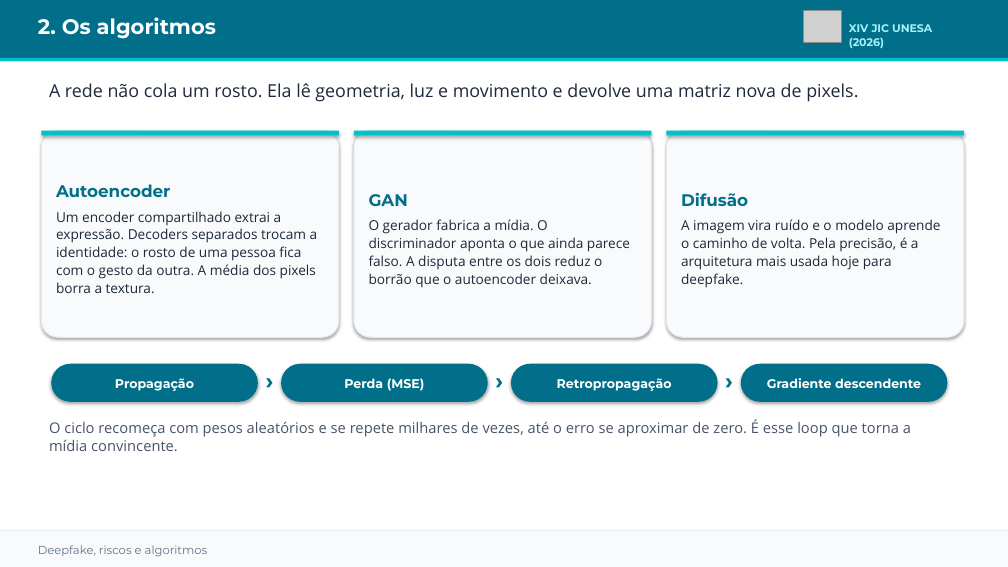
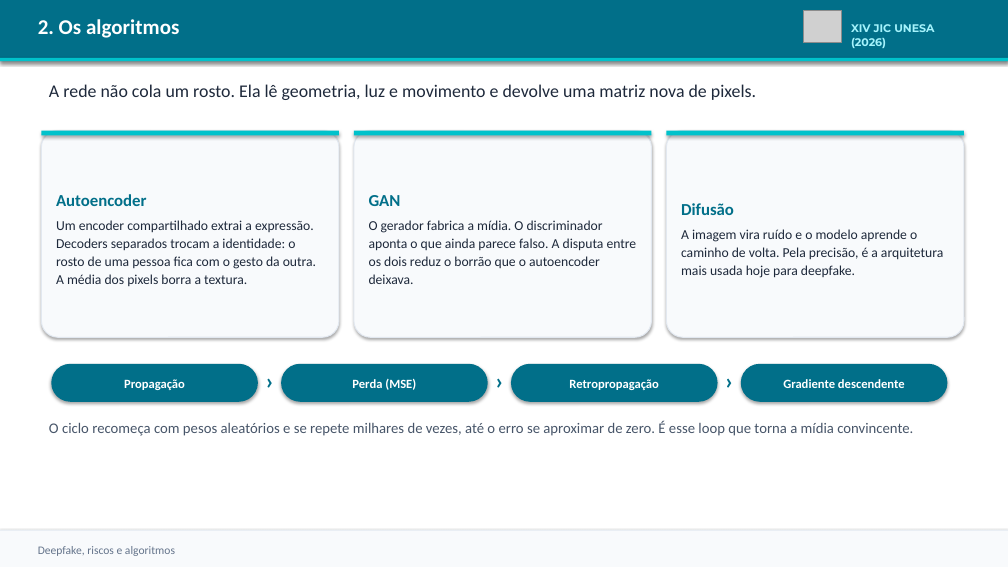
Before and after one commit to matiasmov/matiasmov, a slide deck: slide 3 of apresentacao/JIC_2026_Lucas_Matias_Deepfake.pptx. Drawn at 1008x567 pixels with LibreOffice and Linux fonts; fonts in the diff are those of the drawing; grey boxes stand for pictures. Boxes give left, top, right and bottom in pixels: in the first picture for what was removed or moved away, otherwise in the second. Text is boxed around its words. In the diff, an @@ line names an element or a change of style, - is before the commit and + after.

```diff
--- a/apresentacao/JIC_2026_Lucas_Matias_Deepfake.pptx
+++ b/apresentacao/JIC_2026_Lucas_Matias_Deepfake.pptx
@@ font Montserrat to Calibri in 6 elements at bbox=[38, 546, 175, 556], bbox=[51, 364, 258, 402], bbox=[281, 364, 488, 402], bbox=[511, 364, 718, 402], bbox=[741, 364, 948, 402], bbox=[38, 19, 179, 38] @@
@@ shadow on in 3 elements at bbox=[0, 0, 1008, 61], bbox=[0, 530, 1008, 567], bbox=[0, 58, 1008, 61] @@
@@ text "A rede não cola um ..." at bbox=[49, 84, 756, 100]: font Open Sans to Calibri @@
@@ rounded rectangle "Autoencoder" at bbox=[42, 131, 340, 337]: font Montserrat to Calibri in "Autoencoder"; font Open Sans to Calibri @@
@@ rounded rectangle "GAN" at bbox=[354, 131, 652, 337]: font Montserrat to Calibri in "GAN"; font Open Sans to Calibri @@
@@ rounded rectangle "Difusão" at bbox=[666, 131, 964, 337]: font Montserrat to Calibri in "Difusão"; font Open Sans to Calibri @@
@@ text "O ciclo recomeça com pesos ..." at bbox=[49, 420, 913, 436]: font Open Sans to Calibri @@
```
Also in this commit, not shown: 9 other slides changed, 1 other file.
